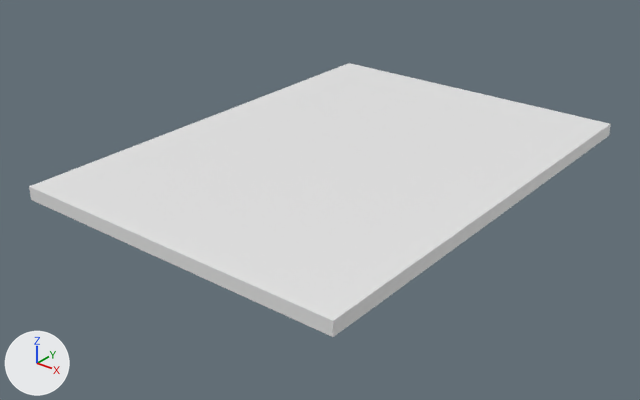
An edit to the Blender file untitled.blend, drawn before and after from the same camera.
Rendered twice from a camera (50 mm lens) standing at (2.5, -3.21, 1.82) and looking at (-0.07, 0.0, -0.17). The axes (+X, +Y, +Z) are drawn at lower left. The lights are the same throughout.

Before the edit, the objects in view are built like this:
```python
me_cube_001 = bpy.data.meshes.new('Cube.001')
me_cube_001.from_pydata(...)  # a box spanning x -0.91..0.91, y -1.25..1.25, z -0.03..0.03
ob_cube = bpy.data.objects.new('Cube', me_cube_001)
ob_cube.location = (-0.035, 0.147, 0.018)
```
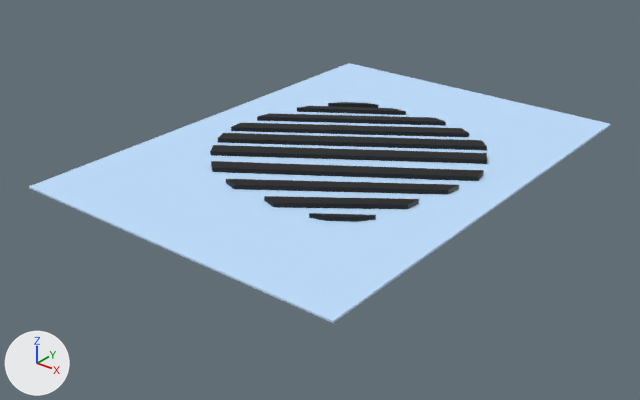
Boxes (x1, y1, x2, y2) around the edits, measured in the pictures (640 x 400 px; the box of a moved part takes in the faces that stretch with it):
'Cube', recoloured, mesh rescaled (white to blue)
    before: (29, 63, 611, 337)
    after: (29, 63, 611, 323)
'Cube.003', added (black)
    after: (211, 161, 484, 181)
'Cube.002', added (black)
    after: (210, 145, 487, 164)
'Cube.001', added (black)
    after: (218, 133, 487, 150)
'Cube.004', added (black)
    after: (226, 179, 459, 195)
'Cube.006', added (black)
    after: (231, 123, 469, 137)
'Cube.005', added (black)
    after: (264, 196, 419, 209)
'Cube.007', added (black)
    after: (257, 113, 446, 126)
'Cube.008', added (black)
    after: (297, 106, 406, 115)
'Cube.010', added
    after: (309, 213, 376, 222)
'Cube.009', added
    after: (328, 102, 378, 108)
part 1 of me_cube_001, moved or reshaped
    before: (29, 124, 611, 337)
    after: (29, 124, 611, 323)

The change, as a list of edits to the scene's bpy script:
```text
Change me_cube_001:
    where me_cube_001.from_pydata(...)  # 8 vertices, 6 faces; spans x -0.91..0.91, y -1.25..1.25, z -0.03..0.03
    me_cube_001 part 1: the whole mesh is scaled about its middle by (1, 1, 0.132), then moved by (0.0, 0.0, 0.03)
    add me_cube_001.materials.append(mat_material_001)  # blue #c2e0ff
Add me_cube_011:
    me_cube_011.from_pydata([(-0.115, -0.105, -0.011), (-0.115, -0.105, 0.011), (-0.062, -0.041, -0.011), (-0.062, -0.041, 0.011), (0.128, 0.054, -0.011), (0.128, 0.054, 0.011), (0.048, 0.032, -0.011), (0.048, 0.032, 0.011)], [], [(0, 1, 3, 2), (2, 3, 7, 6), (6, 7, 5, 4), (4, 5, 1, 0), (2, 6, 4, 0), (7, 3, 1, 5)])
    me_cube_011.materials.append(mat_material_004)  # black #000000
Add me_cube_010:
    me_cube_010.from_pydata([(-0.115, -0.105, -0.011), (-0.115, -0.105, 0.011), (-0.062, -0.041, -0.011), (-0.062, -0.041, 0.011), (0.128, 0.054, -0.011), (0.128, 0.054, 0.011), (0.048, 0.032, -0.011), (0.048, 0.032, 0.011)], [], [(0, 1, 3, 2), (2, 3, 7, 6), (6, 7, 5, 4), (4, 5, 1, 0), (2, 6, 4, 0), (7, 3, 1, 5)])
    me_cube_010.materials.append(mat_material_003)  # black #000000
Add me_cube_009:
    me_cube_009.from_pydata([(-0.107, -0.11, -0.011), (-0.107, -0.11, 0.011), (-0.07, -0.036, -0.011), (-0.07, -0.036, 0.011), (0.414, 0.234, -0.011), (0.414, 0.234, 0.011), (0.331, 0.229, -0.011), (0.331, 0.229, 0.011)], [], [(0, 1, 3, 2), (2, 3, 7, 6), (6, 7, 5, 4), (4, 5, 1, 0), (2, 6, 4, 0), (7, 3, 1, 5)])
    me_cube_009.materials.append(mat_material_002)  # black #000000
Add me_cube_008:
    me_cube_008.from_pydata([(-0.467, -0.356, -0.011), (-0.467, -0.356, 0.011), (-0.449, -0.275, -0.011), (-0.449, -0.275, 0.011), (0.396, 0.233, -0.011), (0.396, 0.233, 0.011), (0.315, 0.249, -0.011), (0.315, 0.249, 0.011)], [], [(0, 1, 3, 2), (2, 3, 7, 6), (6, 7, 5, 4), (4, 5, 1, 0), (2, 6, 4, 0), (7, 3, 1, 5)])
    me_cube_008.materials.append(mat_material_002)  # black #000000
Add me_cube_007:
    me_cube_007.from_pydata([(-0.574, -0.435, -0.011), (-0.574, -0.435, 0.011), (-0.582, -0.352, -0.011), (-0.582, -0.352, 0.011), (0.48, 0.291, -0.011), (0.48, 0.291, 0.011), (0.408, 0.332, -0.011), (0.408, 0.332, 0.011)], [], [(0, 1, 3, 2), (2, 3, 7, 6), (6, 7, 5, 4), (4, 5, 1, 0), (2, 6, 4, 0), (7, 3, 1, 5)])
    me_cube_007.materials.append(mat_material_002)  # black #000000
Add me_cube_006:
    me_cube_006.from_pydata([(-0.305, -0.265, -0.011), (-0.305, -0.265, 0.011), (-0.384, -0.241, -0.011), (-0.384, -0.241, 0.011), (0.172, 0.092, -0.011), (0.172, 0.092, 0.011), (0.18, 0.174, -0.011), (0.18, 0.174, 0.011)], [], [(0, 1, 3, 2), (2, 3, 7, 6), (6, 7, 5, 4), (4, 5, 1, 0), (2, 6, 4, 0), (7, 3, 1, 5)])
    me_cube_006.materials.append(mat_material_002)  # black #000000
Add me_cube_005:
    me_cube_005.from_pydata([(-0.468, -0.383, -0.011), (-0.468, -0.383, 0.011), (-0.547, -0.359, -0.011), (-0.547, -0.359, 0.011), (0.341, 0.191, -0.011), (0.341, 0.191, 0.011), (0.349, 0.273, -0.011), (0.349, 0.273, 0.011)], [], [(0, 1, 3, 2), (2, 3, 7, 6), (6, 7, 5, 4), (4, 5, 1, 0), (2, 6, 4, 0), (7, 3, 1, 5)])
    me_cube_005.materials.append(mat_material_002)  # black #000000
Add me_cube_004:
    me_cube_004.from_pydata([(-0.603, -0.473, -0.011), (-0.603, -0.473, 0.011), (-0.667, -0.42, -0.011), (-0.667, -0.42, 0.011), (0.462, 0.241, -0.011), (0.462, 0.241, 0.011), (0.443, 0.322, -0.011), (0.443, 0.322, 0.011)], [], [(0, 1, 3, 2), (2, 3, 7, 6), (6, 7, 5, 4), (4, 5, 1, 0), (2, 6, 4, 0), (7, 3, 1, 5)])
    me_cube_004.materials.append(mat_material_002)  # black #000000
Add me_cube_003:
    me_cube_003.from_pydata([(-0.624, -0.487, -0.011), (-0.624, -0.487, 0.011), (-0.67, -0.418, -0.011), (-0.67, -0.418, 0.011), (0.525, 0.294, -0.011), (0.525, 0.294, 0.011), (0.482, 0.365, -0.011), (0.482, 0.365, 0.011)], [], [(0, 1, 3, 2), (2, 3, 7, 6), (6, 7, 5, 4), (4, 5, 1, 0), (2, 6, 4, 0), (7, 3, 1, 5)])
    me_cube_003.materials.append(mat_material_002)  # black #000000
Add me_cube_002:
    me_cube_002.from_pydata([(-0.622, -0.486, -0.011), (-0.622, -0.486, 0.011), (-0.655, -0.41, -0.011), (-0.655, -0.41, 0.011), (0.535, 0.302, -0.011), (0.535, 0.302, 0.011), (0.473, 0.357, -0.011), (0.473, 0.357, 0.011)], [], [(0, 1, 3, 2), (2, 3, 7, 6), (6, 7, 5, 4), (4, 5, 1, 0), (2, 6, 4, 0), (7, 3, 1, 5)])
    me_cube_002.materials.append(mat_material_002)  # black #000000
Add ob_cube_010:
    ob_cube_010 = bpy.data.objects.new('Cube.010', me_cube_011)
    ob_cube_010.location = (0.419, -0.473, 0.065)
    ob_cube_010.rotation_euler = (0.0, 0.0, 3.18)  # degrees (0, 0, 182)
Add ob_cube_009:
    ob_cube_009 = bpy.data.objects.new('Cube.009', me_cube_010)
    ob_cube_009.location = (-0.405, 0.742, 0.065)
Add ob_cube_008:
    ob_cube_008 = bpy.data.objects.new('Cube.008', me_cube_009)
    ob_cube_008.location = (-0.505, 0.572, 0.065)
Add ob_cube_007:
    ob_cube_007 = bpy.data.objects.new('Cube.007', me_cube_008)
    ob_cube_007.location = (-0.225, 0.571, 0.065)
Add ob_cube_006:
    ob_cube_006 = bpy.data.objects.new('Cube.006', me_cube_007)
    ob_cube_006.location = (-0.119, 0.44, 0.065)
Add ob_cube_005:
    ob_cube_005 = bpy.data.objects.new('Cube.005', me_cube_006)
    ob_cube_005.location = (0.411, -0.286, 0.065)
Add ob_cube_004:
    ob_cube_004 = bpy.data.objects.new('Cube.004', me_cube_005)
    ob_cube_004.location = (0.303, -0.14, 0.065)
Add ob_cube_003:
    ob_cube_003 = bpy.data.objects.new('Cube.003', me_cube_004)
    ob_cube_003.location = (0.218, 0.028, 0.065)
Add ob_cube_002:
    ob_cube_002 = bpy.data.objects.new('Cube.002', me_cube_003)
    ob_cube_002.location = (0.084, 0.183, 0.065)
Add ob_cube_001:
    ob_cube_001 = bpy.data.objects.new('Cube.001', me_cube_002)
    ob_cube_001.location = (-0.012, 0.329, 0.065)
```
